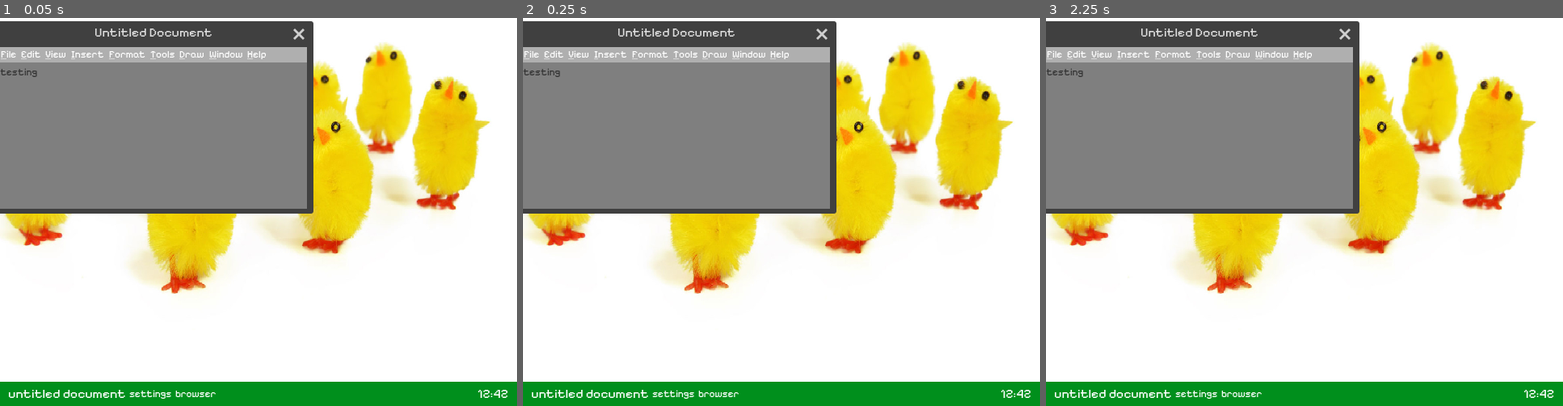
Above: before the commit, frames 1-3 (left to right).
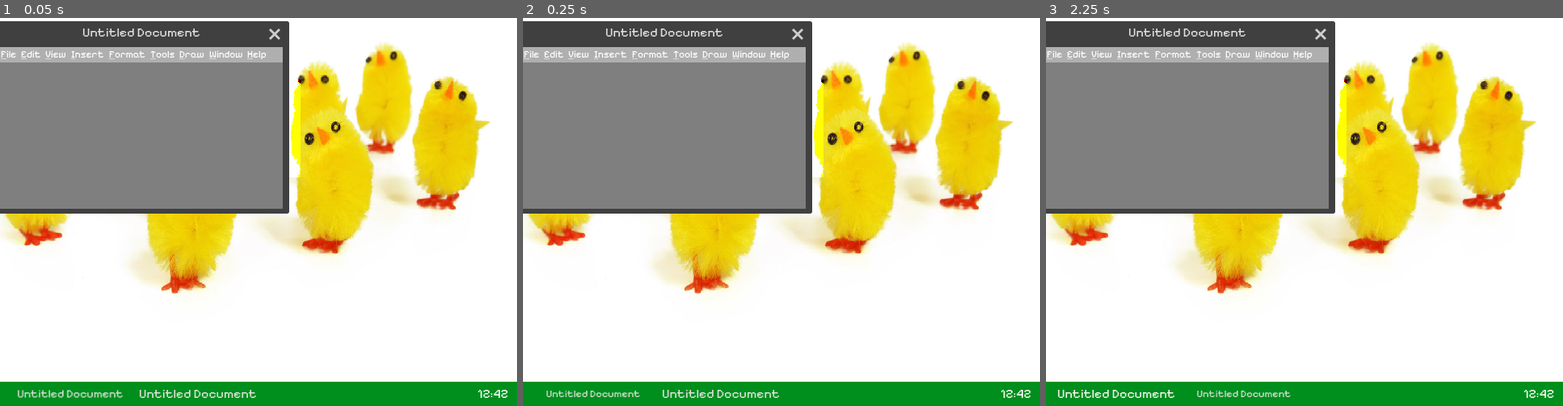
Above: after the commit, the same moments.

Repository: LackoPotato/Good-Workers-Stay-Productive
Game: Godot game, scene res://scenes/computer/pc.tscn
Same seed, same stepped clock (60 frames per second), same inputs: the game is played once before the commit and once after it. Before the commit the project has no main scene; this scene is started directly in both runs.
Inputs (mouse positions are in pixels of both pictures, inside the frame that each line leads up to):
- Up to frame 1 (0.05 s): no input
- Up to frame 2 (0.25 s): no input
- Up to frame 3 (2.25 s): click (1118, 394) at 0.5 s, where only the run after the commit has a clickable "Untitled Document"; click (1242, 394) at 1.25 s, where only the run after the commit has a clickable "Untitled Document"; click (1118, 394) at 2 s, where only the run after the commit has a clickable "Untitled Document"

The runs differ from the first frame. In frame 1, 3.8% of the frame differs, in the area x 0-61%, y 0-99%; in frame 2, 3.8%; in frame 3, 3.7%.
Error after the commit: Out of bounds get index '-1' (on base: 'PackedStringArray') (res://scenes/applications/textedit.gd:66)

Commit message:
Window Manager, texteditor! Began work on a browser

Diff:
--- a/project.godot
+++ b/project.godot
@@ -11,8 +11,13 @@
 [application]
 
 config/name="officejob"
+run/main_scene="uid://ndce6a2nllgd"
 config/features=PackedStringArray("4.7", "GL Compatibility")
 config/icon="res://icon.svg"
+
+[autoload]
+
+GameManager="*uid://ct4h7e5bogv7f"
 
 [display]
 
--- /dev/null
+++ b/scenes/applications/notscape.tscn
@@ -0,0 +1,78 @@
+[gd_scene format=3 uid="uid://bnogyqw84l4fq"]
+
+[ext_resource type="StyleBox" uid="uid://0jaqqlvk0da" path="res://scenes/window/backgroundpanel.tres" id="1_w684a"]
+[ext_resource type="StyleBox" uid="uid://b6l133y5q8gwt" path="res://scenes/window/toolbar.tres" id="2_glxhp"]
+
+[sub_resource type="StyleBoxFlat" id="StyleBoxFlat_w684a"]
+bg_color = Color(0.5801771, 0.61984015, 0.61229026, 1)
+
+[sub_resource type="StyleBoxFlat" id="StyleBoxFlat_ng01d"]
+bg_color = Color(1, 1, 1, 1)
+corner_radius_top_left = 20
+corner_radius_top_right = 20
+corner_radius_bottom_right = 20
+corner_radius_bottom_left = 20
+expand_margin_left = 10.0
+expand_margin_right = 10.0
+
+[node name="PanelContainer" type="PanelContainer" unique_id=1529041960]
+anchors_preset = 15
+anchor_right = 1.0
+anchor_bottom = 1.0
+grow_horizontal = 2
+grow_vertical = 2
+theme_override_styles/panel = ExtResource("1_w684a")
+
+[node name="VBoxContainer" type="VBoxContainer" parent="." unique_id=1277073093]
+layout_mode = 2
+theme_override_constants/separation = 0
+
+[node name="shortcuts" type="PanelContainer" parent="VBoxContainer" unique_id=440607796]
+layout_mode = 2
+theme_override_styles/panel = ExtResource("2_glxhp")
+
+[node name="RichTextLabel" type="RichTextLabel" parent="VBoxContainer/shortcuts" unique_id=297679753]
+texture_filter = 1
+clip_contents = false
+layout_mode = 2
+size_flags_horizontal = 3
+theme_override_font_sizes/normal_font_size = 12
+theme_override_font_sizes/bold_font_size = 12
+theme_override_font_sizes/bold_italics_font_size = 12
+theme_override_font_sizes/italics_font_size = 12
+theme_override_font_sizes/mono_font_size = 12
+bbcode_enabled = true
+text = "[table=7][cell][u]F[/u]ile [/cell][cell][u]E[/u]dit [/cell]
+[cell][u]V[/u]iew [/cell]
+[cell][u]G[/u]o [/cell]
+[cell][u]B[/u]ookmark [/cell]
+[cell][u]O[/u]ptions [/cell]
+[cell][u]D[/u]irectory [/cell][table]"
+fit_content = true
+
+[node name="searchbar" type="PanelContainer" parent="VBoxContainer" unique_id=1879027653]
+layout_mode = 2
+theme_override_styles/panel = SubResource("StyleBoxFlat_w684a")
+
+[node name="MarginContainer" type="MarginContainer" parent="VBoxContainer/searchbar" unique_id=1877541697]
+layout_mode = 2
+theme_override_constants/margin_left = 20
+theme_override_constants/margin_top = 5
+theme_override_constants/margin_right = 20
+theme_override_constants/margin_bottom = 5
+
+[node name="Label" type="Label" parent="VBoxContainer/searchbar/MarginContainer" unique_id=1644888691]
+layout_mode = 2
+theme_override_colors/font_color = Color(0, 0, 0, 1)
+theme_override_font_sizes/font_size = 12
+theme_override_styles/normal = SubResource("StyleBoxFlat_ng01d")
+text = "https://mmm.coffeecam.com"
+
+[node name="shortcuts2" type="PanelContainer" parent="VBoxContainer" unique_id=1848823461]
+layout_mode = 2
+theme_override_styles/panel = ExtResource("2_glxhp")
+
+[node name="Label" type="Label" parent="VBoxContainer/shortcuts2" unique_id=1023037994]
+layout_mode = 2
+theme_override_font_sizes/font_size = 12
+text = "what"
--- a/scenes/applications/textedit.gd
+++ b/scenes/applications/textedit.gd
@@ -1,35 +1,70 @@
-extends PanelContainer
+extends PCWindow
 var focused:bool = true
 @export var document:RichTextLabel
 @export var editor:LineEdit
-var word:String = "testing"
+@export var word_path:String = "res://resources/textedit_documents/"
+
+var words:Array[RegExMatch]
+var word_index:int = 0
+var current_word:String
 var unfinished_template:String = "[color=#333333]%s[/color]"
 var wrong_template:String = "[s][color=#f91d04]%s[/color][/s]"
+var caret_template:String = "[bgcolor=#5a68ed]%s[/bgcolor]"
 var finished:String = ""
 
-func _process(delta: float) -> void:
+func _process(_delta: float) -> void:
 	if focused:
 		editor.grab_focus()
 
 func get_edited_word() -> String:
 	var current:String = editor.text
-	var escaped:String = current.replace("[","[lb]").replace("]","[rb]")
+	#Add Caret View and Escape Text
+	var escaped:String
+	if editor.text:
+		var cpos:int = max(0,editor.caret_column-1)
+		escaped = "%s%s%s" % [
+			current.substr(0,cpos).replace("[","[lb]").replace("]","[rb]"),
+			caret_template % current[cpos],
+			current.substr(cpos+1).replace("[","[lb]").replace("]","[rb]")
+			]
 	var edited:String = ""
-	if word.begins_with(current):
+	if current_word.begins_with(current):
 		edited += escaped
 	else:
 		edited += wrong_template % escaped
-	return edited + unfinished_template % word.substr(len(current))
+	edited += unfinished_template % current_word.substr(len(current))
+
+	return edited
 
 func correct_word() -> bool:
-	return editor.text.rstrip(" ") == word
+	return editor.text.rstrip(" ") == current_word
 
-func _physics_process(delta: float) -> void:
+func _physics_process(_delta: float) -> void:
 	if correct_word() and Input.is_action_just_pressed("submit"):
-		finished += editor.text
-		editor.text = ""
+		score()
 	document.text = finished+get_edited_word()
+
+func score() -> void:
+	finished += editor.text
+	editor.text = ""
+	word_index += 1
+	current_word = words[word_index].get_string()
 
 func _on_editor_text_changed(new_text: String) -> void:
 	if new_text.contains(" "):
 		editor.delete_char_at_caret()
+	if new_text.contains(" "): # If the caret delete didnt work (e.g. Someone copied and pasted text (Can't ovveride on _copy a LineEdit))
+		editor.text = editor.text.replace(" ","")
+
+func _ready() -> void:
+	setup_words()
+	word_index = 0
+	current_word = words[word_index].get_string()
+
+func setup_words() -> void:
+	var paths:PackedStringArray = DirAccess.get_files_at(word_path)
+	var file:String = paths[randi_range(0,len(paths)-1)]
+	var filepath:String = word_path.path_join(file)
+	var filedata:String = FileAccess.open(filepath,FileAccess.READ).get_as_text()
+	var expression:RegEx = RegEx.create_from_string("\\w+")
+	words = expression.search_all(filedata)
--- a/scenes/applications/textedit.tscn
+++ b/scenes/applications/textedit.tscn
@@ -2,11 +2,19 @@
 
 [ext_resource type="StyleBox" uid="uid://0jaqqlvk0da" path="res://scenes/window/backgroundpanel.tres" id="1_vvpal"]
 [ext_resource type="Script" uid="uid://dlmnl6x4oq4bh" path="res://scenes/applications/textedit.gd" id="2_j4mio"]
+[ext_resource type="StyleBox" uid="uid://b6l133y5q8gwt" path="res://scenes/window/toolbar.tres" id="3_io13l"]
 
-[sub_resource type="StyleBoxFlat" id="StyleBoxFlat_bwvla"]
-bg_color = Color(0.68514574, 0.6851458, 0.6851455, 1)
+[node name="PCWindow" type="Window" unique_id=478694275 node_paths=PackedStringArray("document", "editor")]
+oversampling_override = 1.0
+position = Vector2i(0, 36)
+size = Vector2i(350, 200)
+theme_override_constants/resize_margin = 8
+script = ExtResource("2_j4mio")
+document = NodePath("PanelContainer/VBoxContainer/document")
+editor = NodePath("PanelContainer/editor")
+metadata/_custom_type_script = "uid://c6aov5wgs2qgw"
 
-[node name="PanelContainer" type="PanelContainer" unique_id=52784208 node_paths=PackedStringArray("document", "editor")]
+[node name="PanelContainer" type="PanelContainer" parent="." unique_id=52784208]
 texture_filter = 1
 anchors_preset = 15
 anchor_right = 1.0
@@ -14,28 +22,21 @@
 grow_horizontal = 2
 grow_vertical = 2
 theme_override_styles/panel = ExtResource("1_vvpal")
-script = ExtResource("2_j4mio")
-document = NodePath("VBoxContainer/document")
-editor = NodePath("editor")
 
-[node name="editor" type="LineEdit" parent="." unique_id=825573642]
+[node name="editor" type="LineEdit" parent="PanelContainer" unique_id=825573642]
 custom_maximum_size = Vector2(0, 0)
 layout_mode = 2
 context_menu_enabled = false
 emoji_menu_enabled = false
 
-[node name="VBoxContainer" type="VBoxContainer" parent="." unique_id=693638256]
+[node name="VBoxContainer" type="VBoxContainer" parent="PanelContainer" unique_id=693638256]
 layout_mode = 2
 
-[node name="PanelContainer2" type="PanelContainer" parent="VBoxContainer" unique_id=1872128354]
+[node name="PanelContainer2" type="PanelContainer" parent="PanelContainer/VBoxContainer" unique_id=1872128354]
 layout_mode = 2
-theme_override_styles/panel = SubResource("StyleBoxFlat_bwvla")
+theme_override_styles/panel = ExtResource("3_io13l")
 
-[node name="HBoxContainer" type="HBoxContainer" parent="VBoxContainer/PanelContainer2" unique_id=244763554]
-z_index = 1
-layout_mode = 2
-
-[node name="RichTextLabel" type="RichTextLabel" parent="VBoxContainer/PanelContainer2/HBoxContainer" unique_id=1335412503]
+[node name="RichTextLabel" type="RichTextLabel" parent="PanelContainer/VBoxContainer/PanelContainer2" unique_id=1335412503]
 texture_filter = 1
 clip_contents = false
 layout_mode = 2
@@ -55,9 +56,8 @@
 [cell][u]W[/u]indow [/cell]
 [cell][u]H[/u]elp [/cell][table]"
 fit_content = true
-autowrap_mode = 2
 
-[node name="document" type="RichTextLabel" parent="VBoxContainer" unique_id=802837176]
+[node name="document" type="RichTextLabel" parent="PanelContainer/VBoxContainer" unique_id=802837176]
 texture_filter = 1
 layout_mode = 2
 offset_transform_enabled = true
@@ -71,4 +71,4 @@
 fit_content = true
 scroll_active = false
 
-[connection signal="text_changed" from="editor" to="." method="_on_editor_text_changed"]
+[connection signal="text_changed" from="PanelContainer/editor" to="PanelContainer" method="_on_editor_text_changed"]
--- /dev/null
+++ b/scenes/computer/pc.gd
@@ -0,0 +1,36 @@
+extends VBoxContainer
+@export var windowroot:SubViewport
+@export var windowselectorroot:HBoxContainer
+
+var active_windows:Dictionary[int,PCWindow]
+
+func create_window(id:int,text:String,scene:PackedScene) -> PCWindow:
+	if id in active_windows:
+		return active_windows[id]
+
+	var window:PCWindow = scene.instantiate()
+	active_windows[id] = window
+	window.id = id
+	windowroot.add_child(window)
+
+	var button:WindowSelector = WindowSelector.new()
+	windowselectorroot.add_child(button)
+	window.connect("updated_text",button.update_text)
+	window.connect("inactive",button.deselect)
+	window.connect("active",button.select)
+	button.connect("make_active",make_window_active)
+	button.id =id
+	window.update_text(text)
+	window.grab_focus()
+	return window
+
+func make_window_active(id:int) -> void:
+	if id in active_windows:
+		var active_window := active_windows[id]
+		active_window.open()
+	else:
+		push_warning("Window with id %s does not exist" % id)
+
+func _ready() -> void:
+	create_window(0,"Untitled Document",preload("res://scenes/applications/textedit.tscn"))
+	create_window(1,"Untitled Document",preload("res://scenes/applications/textedit.tscn"))
--- a/scenes/computer/pc.tscn
+++ b/scenes/computer/pc.tscn
@@ -1,18 +1,22 @@
 [gd_scene format=3 uid="uid://ndce6a2nllgd"]
 
-[ext_resource type="PackedScene" uid="uid://bgsiv0ntn5jw1" path="res://scenes/applications/textedit.tscn" id="1_nip3t"]
+[ext_resource type="Script" uid="uid://bjygoi35xrdxs" path="res://scenes/computer/pc.gd" id="1_vj4ls"]
 [ext_resource type="Texture2D" uid="uid://bkgqgabnxmfcm" path="res://resources/textures/backgrounds/chickstock.jpg" id="1_xy2n0"]
 
 [sub_resource type="StyleBoxFlat" id="StyleBoxFlat_xy2n0"]
 bg_color = Color(1.6123802e-05, 0.56230533, 0.110116534, 1)
 
-[node name="VBoxContainer" type="VBoxContainer" unique_id=956624689]
+[node name="VBoxContainer" type="VBoxContainer" unique_id=956624689 node_paths=PackedStringArray("windowroot", "windowselectorroot")]
+texture_filter = 2
 anchors_preset = 15
 anchor_right = 1.0
 anchor_bottom = 1.0
 grow_horizontal = 2
 grow_vertical = 2
 theme_override_constants/separation = 0
+script = ExtResource("1_vj4ls")
+windowroot = NodePath("SubViewportContainer/windowroot")
+windowselectorroot = NodePath("PanelContainer/HBoxContainer/MarginContainer/windowselectorroot")
 
 [node name="SubViewportContainer" type="SubViewportContainer" parent="." unique_id=685736614]
 texture_filter = 1
@@ -20,7 +24,7 @@
 size_flags_vertical = 3
 stretch = true
 
-[node name="SubViewport" type="SubViewport" parent="SubViewportContainer" unique_id=1829634298]
+[node name="windowroot" type="SubViewport" parent="SubViewportContainer" unique_id=1829634298]
 handle_input_locally = false
 anisotropic_filtering_level = 0
 canvas_item_default_texture_filter = 0
@@ -29,7 +33,7 @@
 size = Vector2i(640, 450)
 render_target_update_mode = 4
 
-[node name="TextureRect" type="TextureRect" parent="SubViewportContainer/SubViewport" unique_id=862976209]
+[node name="TextureRect" type="TextureRect" parent="SubViewportContainer/windowroot" unique_id=862976209]
 anchors_preset = 15
 anchor_right = 1.0
 anchor_bottom = 1.0
@@ -38,49 +42,23 @@
 texture = ExtResource("1_xy2n0")
 expand_mode = 2
 
-[node name="Window" type="Window" parent="SubViewportContainer/SubViewport" unique_id=1969246578]
-scaling_3d_mode = 5
-anisotropic_filtering_level = 0
-canvas_item_default_texture_filter = 0
-oversampling = false
-oversampling_override = 1.0
-title = "Untitled Document"
-position = Vector2i(0, 36)
-size = Vector2i(380, 200)
-content_scale_mode = 1
-theme_override_constants/resize_margin = 8
-
-[node name="PanelContainer" parent="SubViewportContainer/SubViewport/Window" unique_id=52784208 instance=ExtResource("1_nip3t")]
-
 [node name="PanelContainer" type="PanelContainer" parent="." unique_id=1230462089]
 custom_minimum_size = Vector2(0, 30)
 layout_mode = 2
+mouse_filter = 1
 theme_override_styles/panel = SubResource("StyleBoxFlat_xy2n0")
-
-[node name="MarginContainer" type="MarginContainer" parent="PanelContainer" unique_id=960922582]
-layout_mode = 2
-theme_override_constants/margin_left = 10
-
-[node name="HBoxContainer2" type="HBoxContainer" parent="PanelContainer/MarginContainer" unique_id=651285400]
-layout_mode = 2
-
-[node name="Label" type="Label" parent="PanelContainer/MarginContainer/HBoxContainer2" unique_id=2021549789]
-layout_mode = 2
-text = "untitled document"
-
-[node name="Label2" type="Label" parent="PanelContainer/MarginContainer/HBoxContainer2" unique_id=2065514969]
-layout_mode = 2
-theme_override_font_sizes/font_size = 12
-text = "settings"
-
-[node name="Label3" type="Label" parent="PanelContainer/MarginContainer/HBoxContainer2" unique_id=1343938463]
-layout_mode = 2
-theme_override_font_sizes/font_size = 12
-text = "browser"
 
 [node name="HBoxContainer" type="HBoxContainer" parent="PanelContainer" unique_id=1579154618]
 layout_mode = 2
 alignment = 2
+
+[node name="MarginContainer" type="MarginContainer" parent="PanelContainer/HBoxContainer" unique_id=960922582]
+layout_mode = 2
+size_flags_horizontal = 3
+theme_override_constants/margin_left = 10
+
+[node name="windowselectorroot" type="HBoxContainer" parent="PanelContainer/HBoxContainer/MarginContainer" unique_id=651285400]
+layout_mode = 2
 
 [node name="HBoxContainer" type="HBoxContainer" parent="PanelContainer/HBoxContainer" unique_id=1870840239]
 layout_mode = 2
--- /dev/null
+++ b/scenes/computer/pcwindow.gd
@@ -0,0 +1,49 @@
+extends Window
+class_name PCWindow
+@export var id:int = 0
+signal active()
+signal inactive()
+signal closed(id:int)
+signal opened(id:int)
+signal updated_text(text:String)
+var is_open:bool = false
+
+var tween:Tween
+var size_before_animation:Vector2i
+func _init() -> void:
+	add_theme_constant_override("resize_margin",8)
+	close_requested.connect(close)
+	connect("focus_entered",active.emit)
+	connect("focus_exited",inactive.emit)
+	size_before_animation = size
+
+
+func close() -> void:
+	if is_open:
+		is_open = false
+		if tween and tween.is_running():
+			tween.kill()
+			size = size_before_animation
+		size_before_animation = size
+		closed.emit(id)
+		inactive.emit()
+		tween = get_tree().create_tween()
+		tween.tween_callback(show)
+		tween.tween_property(self,"size:y",0,0.1)
+		tween.tween_callback(hide)
+
+func open() -> void:
+	if not is_open:
+		is_open = true
+		if tween and tween.is_running():
+			tween.kill()
+			size.y = 0
+		opened.emit()
+		tween = get_tree().create_tween()
+		tween.tween_callback(show)
+		tween.tween_property(self,"size:y",size_before_animation.y,0.1)
+	grab_focus()
+
+func update_text(new_text:String) -> void:
+	title = new_text
+	updated_text.emit(title)
--- /dev/null
+++ b/scenes/computer/window_selector.gd
@@ -0,0 +1,35 @@
+extends Button
+class_name WindowSelector
+@export var selected_scale:Vector2 = Vector2(1,1)
+@export var normal_scale:Vector2 = Vector2(0.8,0.8)
+var tween:Tween
+var id:int
+var active:bool = false
+signal make_active(id:int)
+
+func _init() -> void:
+	offset_transform_enabled = true
+	flat = true
+	connect("pressed",select)
+
+func select() -> void:
+	if active:
+		if tween and tween.is_running():
+			tween.kill()
+			offset_transform_scale = normal_scale
+		tween = get_tree().create_tween()
+		tween.tween_property(self,"offset_transform_scale",selected_scale,0.1)
+		make_active.emit(id)
+		active = false
+
+func deselect() -> void:
+	if not active:
+		if tween and tween.is_running():
+			tween.kill()
+			offset_transform_scale = selected_scale
+		tween = get_tree().create_tween()
+		tween.tween_property(self,"offset_transform_scale",normal_scale,0.1)
+		active = true
+
+func update_text(text:String) -> void:
+	self.text = text
--- /dev/null
+++ b/scenes/managers/game_manager.gd
@@ -0,0 +1,4 @@
+extends Node
+var productivity:int = 0
+var word_quota:int = 120
+var written_words:int = 0
--- /dev/null
+++ b/scenes/window/toolbar.tres
@@ -0,0 +1,4 @@
+[gd_resource type="StyleBoxFlat" format=3 uid="uid://b6l133y5q8gwt"]
+
+[resource]
+bg_color = Color(0.68514574, 0.6851458, 0.6851455, 1)
Not shown, added: scenes/computer/pc.gd.uid
Not shown, added: scenes/computer/pcwindow.gd.uid
Not shown, added: scenes/computer/window_selector.gd.uid
Not shown, added: scenes/managers/game_manager.gd.uid
